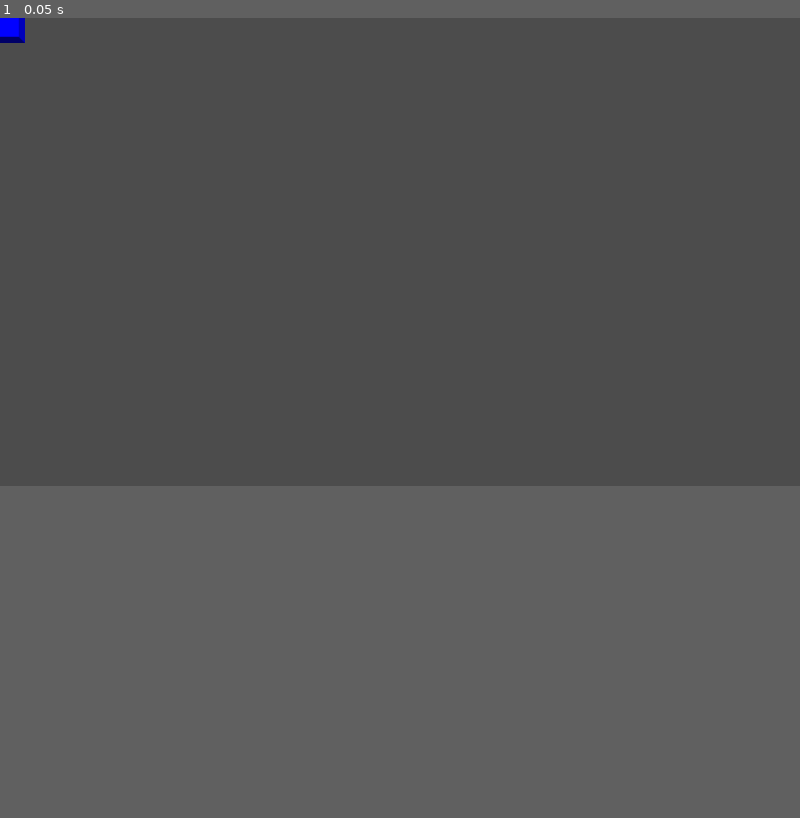
Above: before the commit, frame 1.
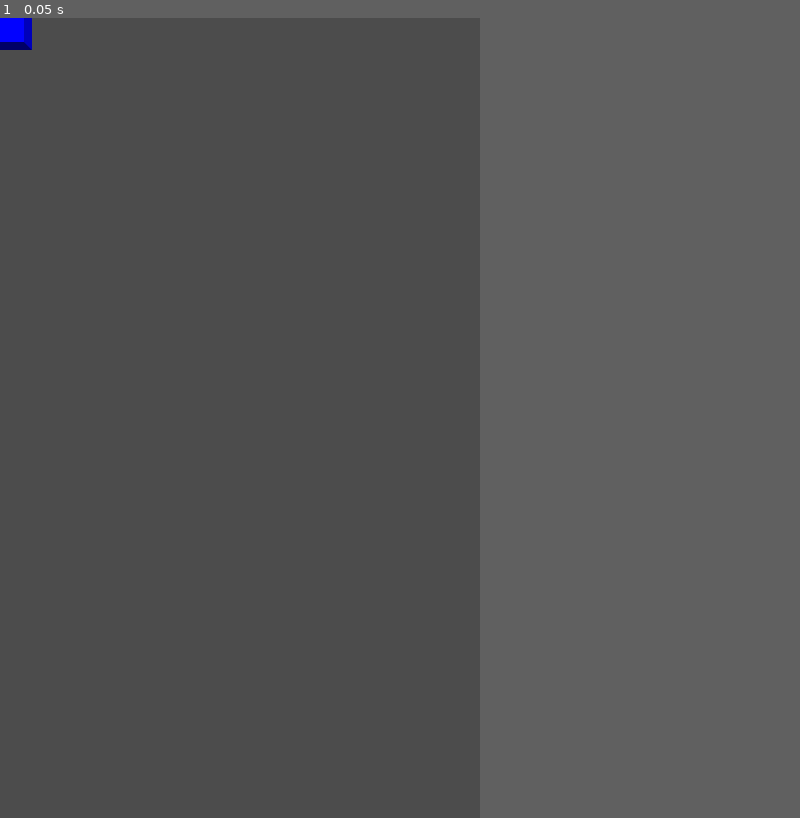
Above: after the commit, the same moment.

Repository: takahawk/gamedev-studies
Game: Godot game, scene res://Cell.tscn
The game is run twice, just before and just after one commit, with the same random seed, the same clock (stepped at 60 frames per second) and the same inputs.
Inputs:
- Up to frame 1 (0.05 s): no input
In our replay, the window is 800x468 before the commit and 480x800 after it. These sizes can differ from the game's own. Grey fills any space a smaller window leaves; there, only what the larger window draws over its background counts as a difference.

The runs differ from the first frame. In frame 1, 0.1% of the frame differs, in the area x 0-4%, y 0-4%.

Commit message:
Add tetris node; add background; set window size

Diff:
--- a/tetris/Cell.gd
+++ b/tetris/Cell.gd
@@ -3,7 +3,7 @@
 
 export(String, "red", "blue", "green", "yellow", "cyan", "magenta") var color
 
-var textures = {
+onready var textures = {
 	"red": preload("res://cell_red.png"),
 	"blue": preload("res://cell_blue.png"),
 	"green": preload("res://cell_green.png"),
--- /dev/null
+++ b/tetris/Tetris.gd
@@ -0,0 +1,24 @@
+tool
+extends Node2D
+
+export (int) var cols
+export (int) var rows
+
+onready var cell_tex = preload("res://cell_red.png")
+onready var blocks = [
+	preload("res://O-Block.tscn"),
+	preload("res://S-Block.tscn"),
+	preload("res://Z-Block.tscn"),
+	preload("res://T-Block.tscn")
+]
+
+func _ready():
+	new_game()
+
+
+func new_game():
+	var width = cell_tex.get_width() * cols
+	var height = cell_tex.get_height() * rows
+	print(width)
+	print(height)
+	$Background.set_size(Vector2(width, height))
--- /dev/null
+++ b/tetris/Tetris.tscn
@@ -0,0 +1,17 @@
+[gd_scene load_steps=2 format=2]
+
+[ext_resource path="res://Tetris.gd" type="Script" id=1]
+
+[node name="Node2D" type="Node2D"]
+scale = Vector2( 0.5, 0.5 )
+script = ExtResource( 1 )
+cols = 10
+rows = 20
+
+[node name="Background" type="ColorRect" parent="."]
+margin_right = 640.0
+margin_bottom = 1280.0
+color = Color( 0.0980392, 0, 0, 1 )
+__meta__ = {
+"_edit_use_anchors_": false
+}
--- a/tetris/project.godot
+++ b/tetris/project.godot
@@ -13,6 +13,13 @@
 config/name="Tetris"
 run/main_scene="res://Cell.tscn"
 
+[display]
+
+window/size/width=480
+window/size/height=800
+window/stretch/mode="2d"
+window/stretch/aspect="keep"
+
 [physics]
 
 common/enable_pause_aware_picking=true
Not shown, changed: tetris/.gitignore
